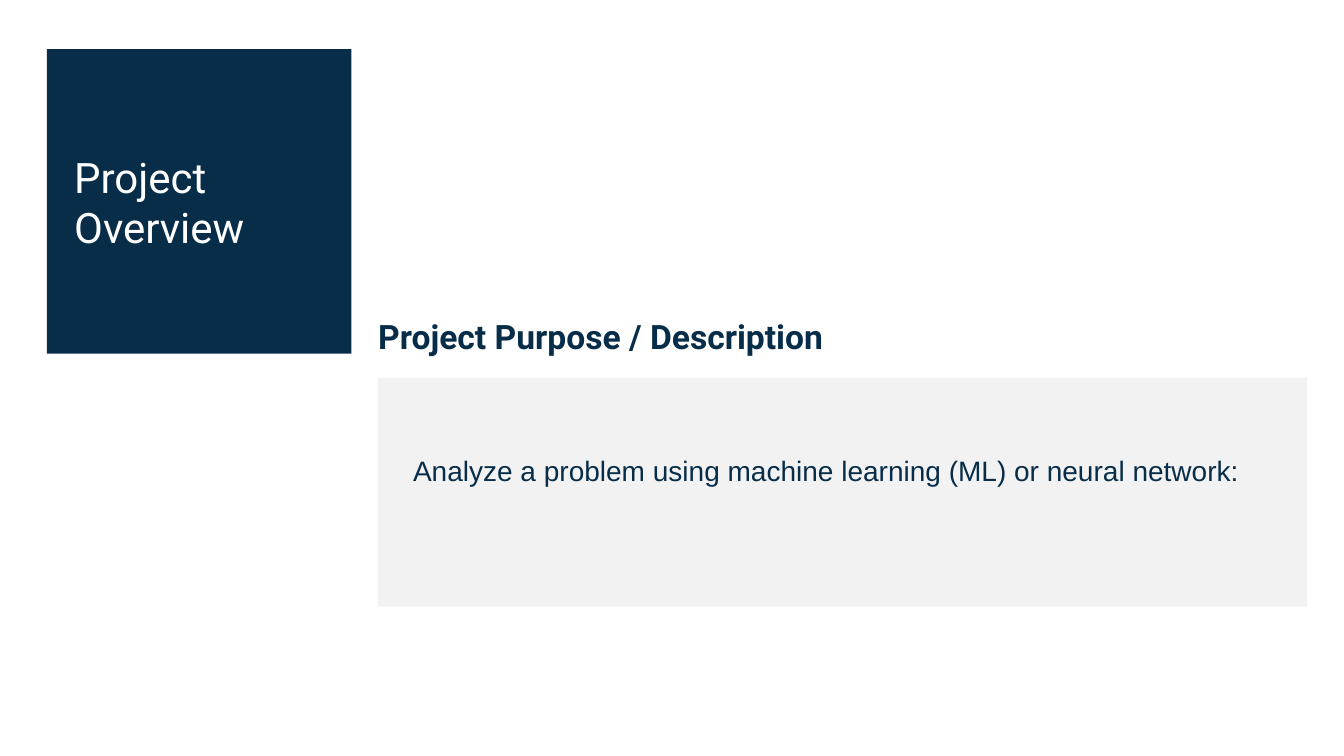
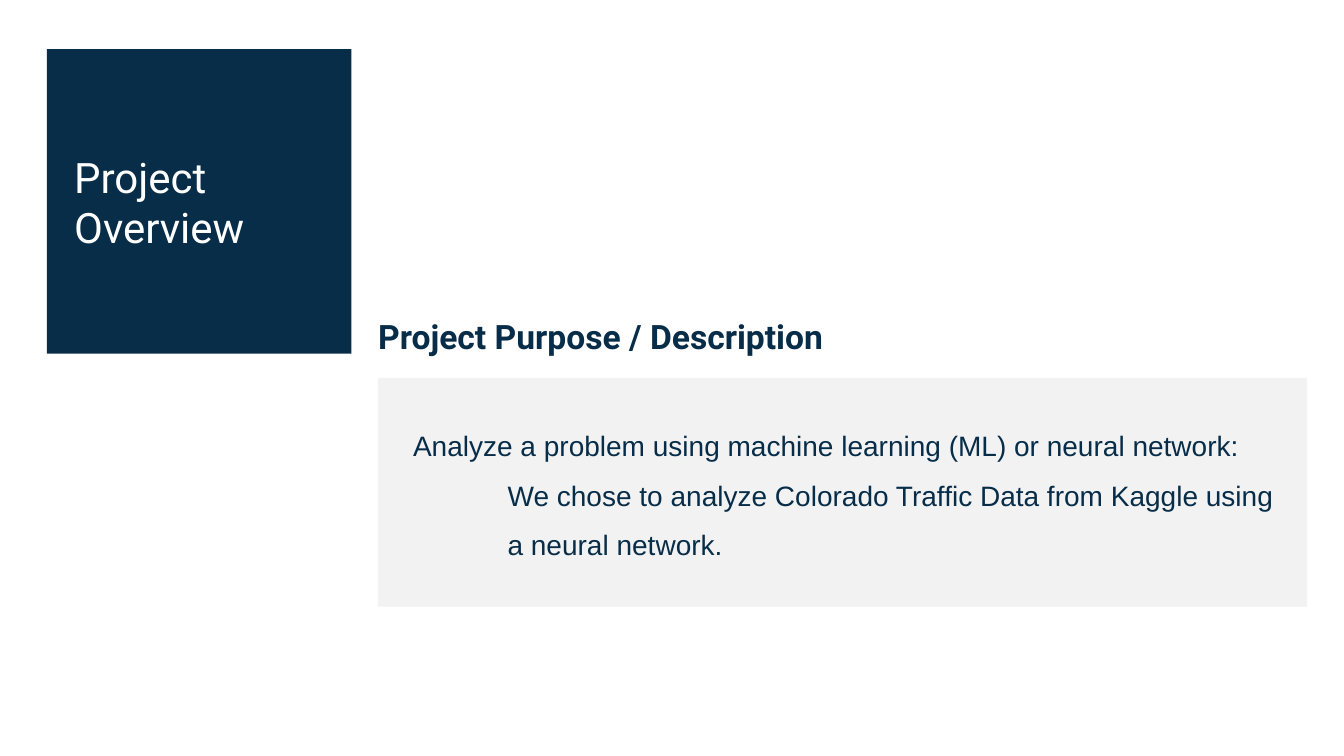
Before and after one commit to tbrown14611/Project_3_Final, a slide deck: slide 2 of Team_6_AI_Bootcamp_Project_3_Final.pptx. Drawn at 1344x756 pixels with LibreOffice and Linux fonts; fonts in the diff are those of the drawing. Boxes give left, top, right and bottom in pixels: in the first picture for what was removed or moved away, otherwise in the second. Text is boxed around its words. In the diff, an @@ line names an element or a change of style, - is before the commit and + after.

```diff
--- a/Team_6_AI_Bootcamp_Project_3_Final.pptx
+++ b/Team_6_AI_Bootcamp_Project_3_Final.pptx
@@ text in rectangle at (508, 485, 1273, 556): paragraphs added @@
+We chose to analyze Colorado Traffic Data from Kaggle using
+a neural network.
```
Also in this commit, not shown: 3 other slides changed, 3 slides added, 4 slides removed, 3 other files.
